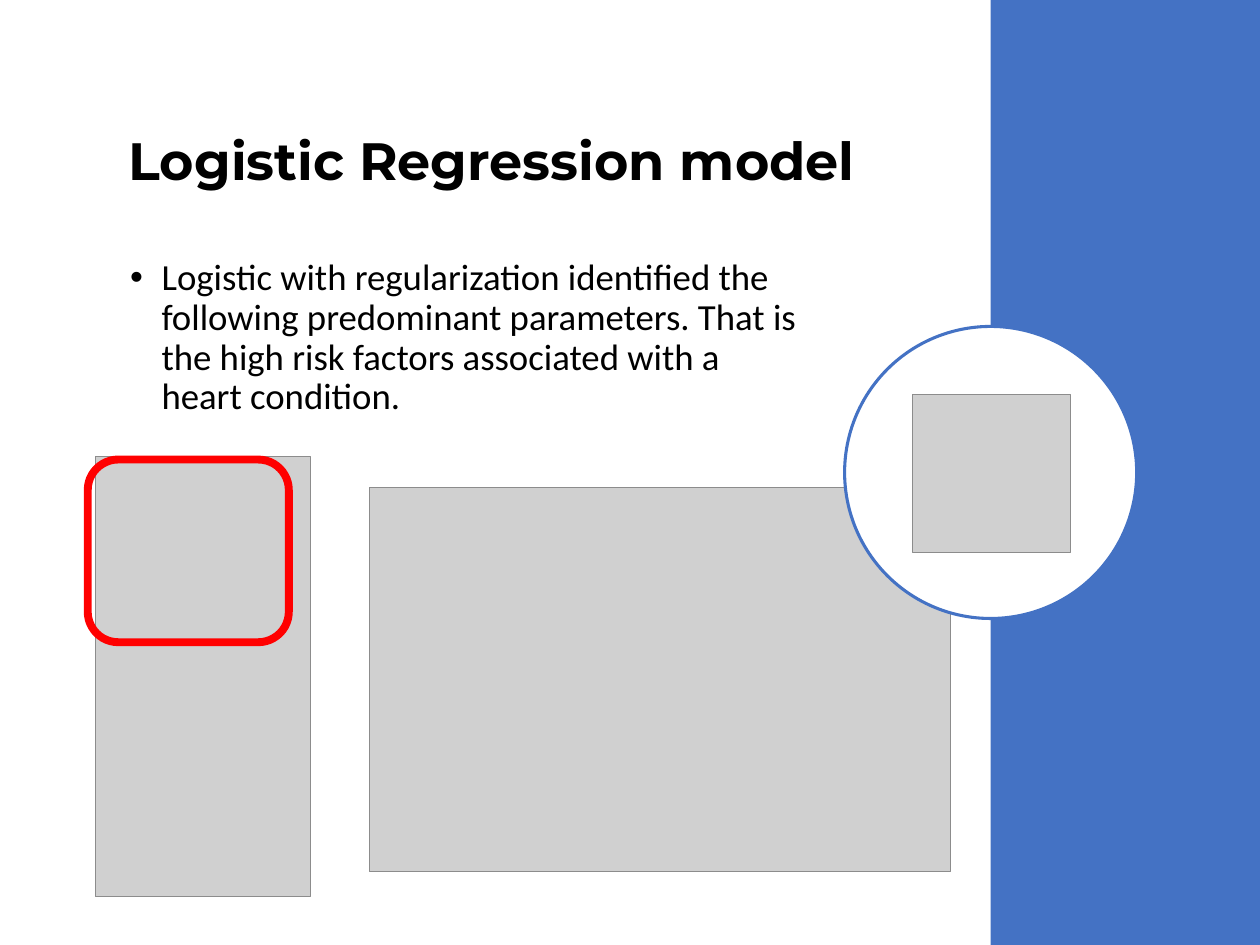
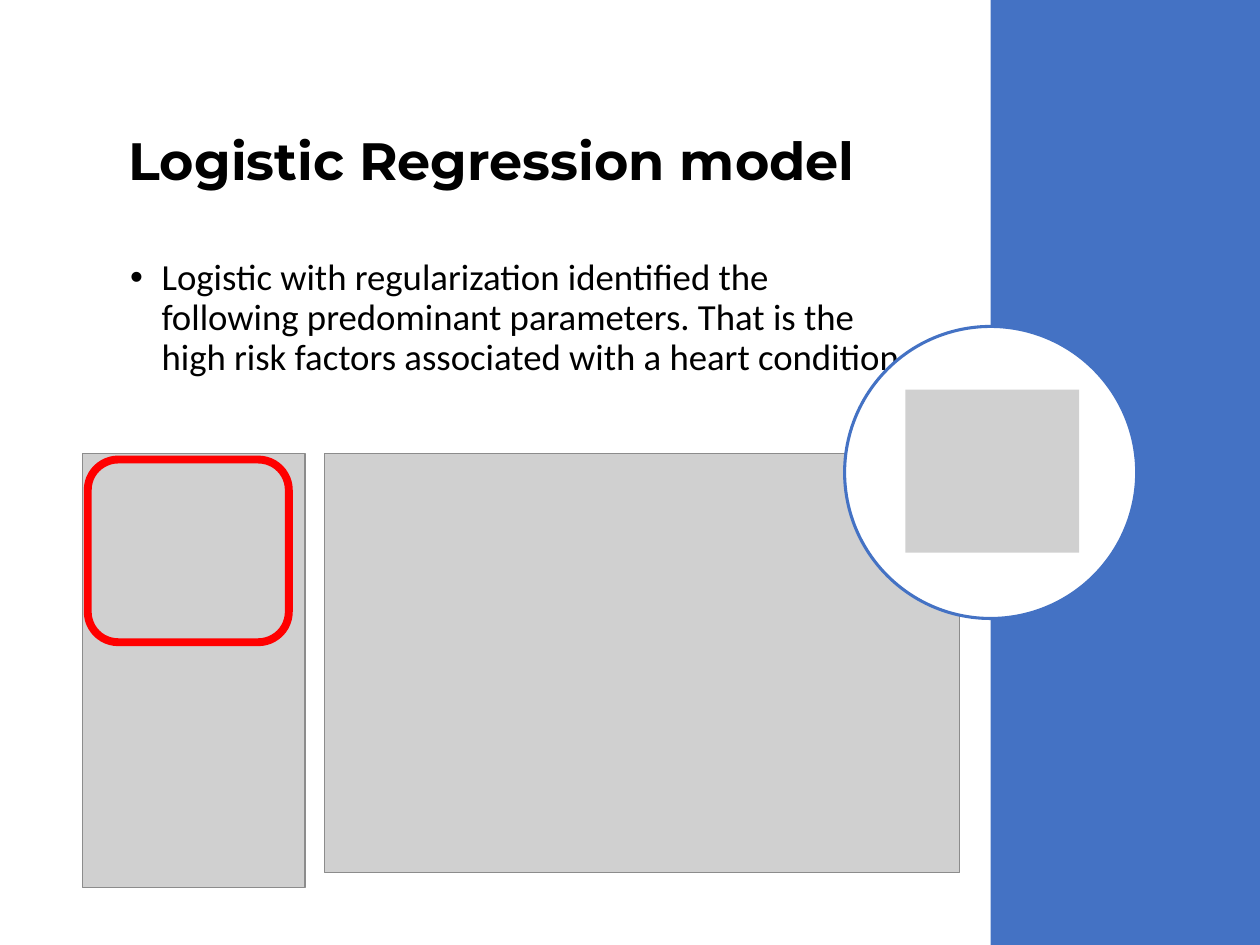
Before and after one commit to vinoroy/statsLearning, a slide deck: slide 13 of YCBS255_19-04-23_ass4_VincentRoy.pptx. Drawn at 1260x945 pixels with LibreOffice and Linux fonts; fonts in the diff are those of the drawing; grey boxes stand for pictures. Boxes give left, top, right and bottom in pixels: in the first picture for what was removed or moved away, otherwise in the second. Text is boxed around its words. In the diff, an @@ line names an element or a change of style, - is before the commit and + after.

```diff
--- a/YCBS255_19-04-23_ass4_VincentRoy.pptx
+++ b/YCBS255_19-04-23_ass4_VincentRoy.pptx
@@ text "Logistic with regularization identified the ..." rewrapped from box(162, 264, 796, 410) to box(162, 264, 908, 379) @@
@@ picture: place and size @@
-picture at box(914, 394, 1071, 552)
+picture at box(906, 389, 1080, 552)
@@ picture: place and size @@
-picture at box(96, 456, 311, 896)
+picture at box(83, 454, 305, 888)
@@ picture: place and size @@
-picture at box(369, 488, 950, 872)
+picture at box(325, 454, 960, 873)
```
Also in this commit, not shown: 8 other slides changed, 3 slides added, 2 other files.
